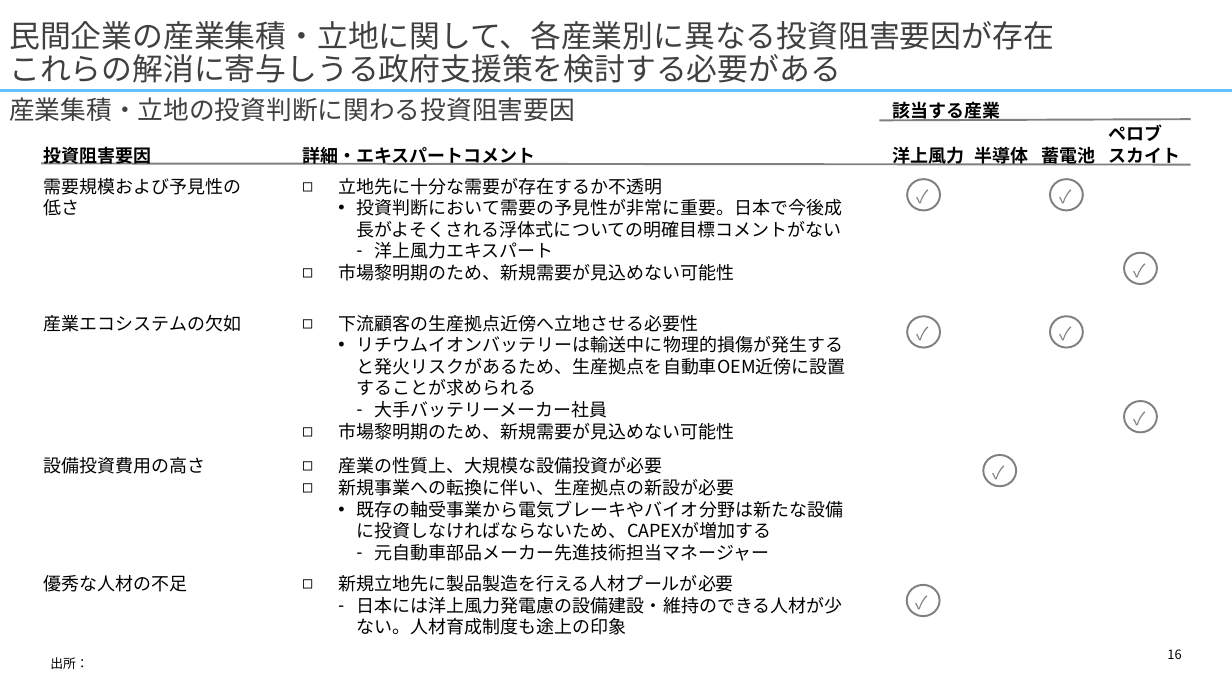
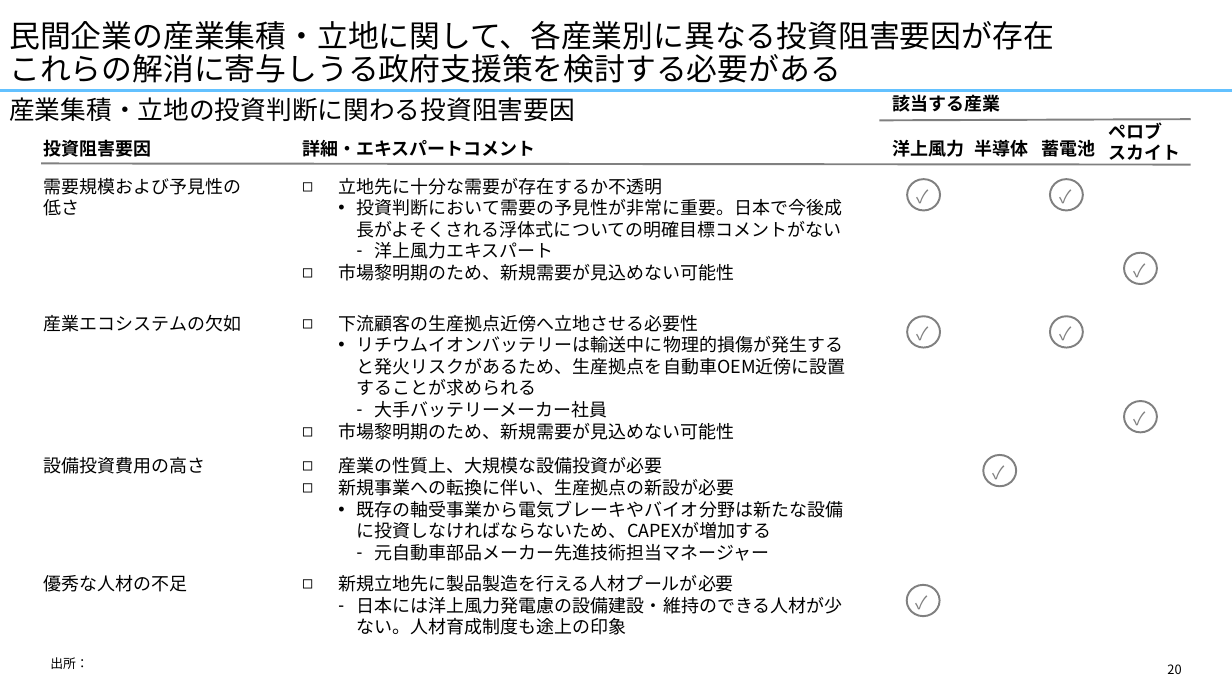
Before and after one commit to yuzucha16/dotfiles, a slide deck: slide 20 of office/Blank.potx (slide 16 before the commit). Drawn at 1232x693 pixels with LibreOffice and Linux fonts; fonts in the diff are those of the drawing. Boxes give left, top, right and bottom in pixels: in the first picture for what was removed or moved away, otherwise in the second. Text is boxed around its words. In the diff, an @@ line names an element or a change of style, - is before the commit and + after.

```diff
--- a/office/Blank.potx
+++ b/office/Blank.potx
@@ title "民間企業の産業集積・立地に関して、各産業別に異なる投資阻害要因が存在 これらの解消に寄与しうる政府支援策を検討する必要が ..." at (9,21,1054,83): text colour #404040 to #000000 @@
@@ text "産業集積・立地の投資判断に関わる投資阻害要因" at (9,97,575,121): text colour #404040 to #000000 @@
@@ 7 texts: place and size @@
-7 texts at (44,102,1180,168)
+7 texts at (44,91,1180,165)
@@ page number at (1167,664,1181,674): text changed @@
-16
+20
```
Also in this commit, not shown: 24 other slides changed, 4 slides added.
